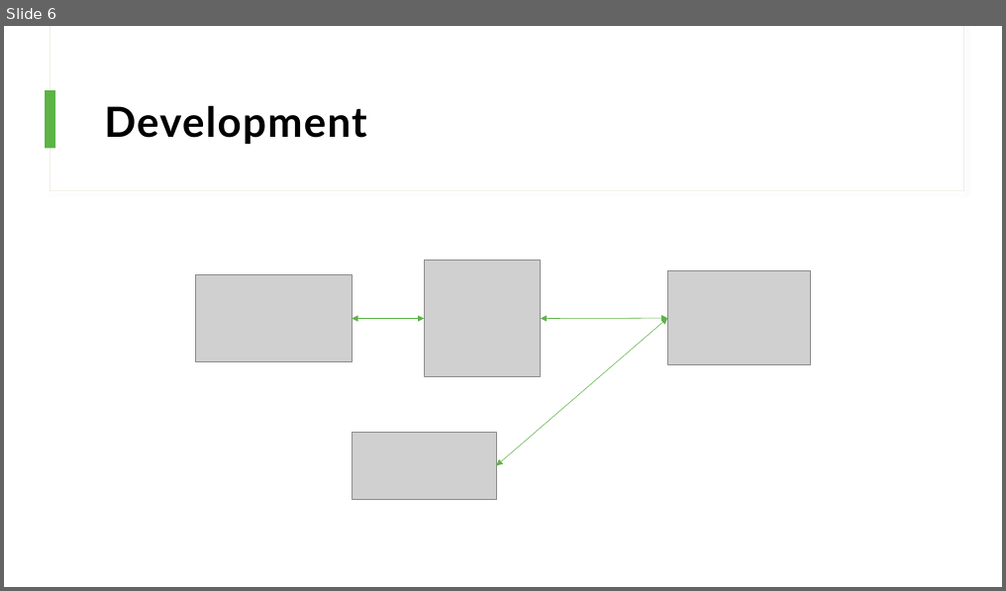
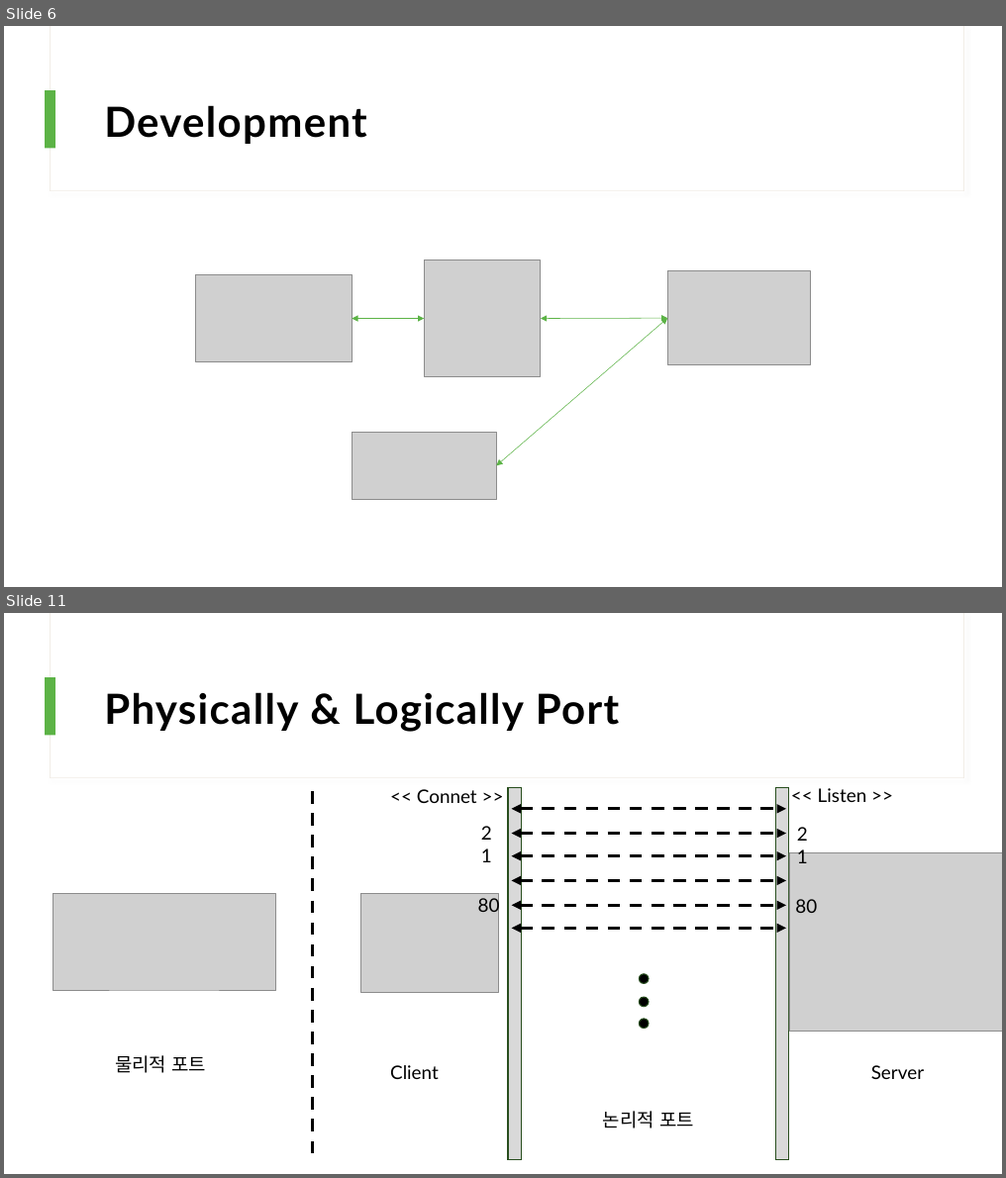
Before and after one commit to icesnake72/Java_Study, a slide deck: 수업목표.pptx. Shown one above the other, each under a label of ours: slide 6 before the commit, slides 6 and 11 after it; the slides between them are not shown. The pictures are 1006x591 and 1006x1178 pixels, drawn with LibreOffice and Linux fonts; fonts in the diff are those of the drawing; grey boxes stand for pictures. Boxes give left, top, right and bottom in pixels: in the first picture for what was removed or moved away, otherwise in the second. Text is boxed around its words. In the diff, an @@ line names an element or a change of style, - is before the commit and + after.

```diff
--- a/수업목표.pptx
+++ b/수업목표.pptx
@@ slide 11 added at (4, 613, 1002, 1174), background #FFFFFF; not listed: 3 template elements that a slide beside it also shows @@
@@ title added at (104, 692, 619, 732), 40 pt, text #000000, bold @@
+Physically & Logically Port
@@ text added at (417, 789, 477, 803), 18 pt, text #000000 @@
+<< Connet >>
@@ rectangle added at (508, 788, 522, 1160), fill #D9D9D9, outline #284E1F 1 pt @@
@@ rectangle added at (776, 788, 789, 1160), fill #D9D9D9, outline #284E1F 1 pt @@
@@ text added at (818, 788, 867, 802), 18 pt, text #000000 @@
+<< Listen >>
@@ line added from (313, 791) to (313, 1155), #000000 3 pt dashed @@
@@ text added at (474, 818, 509, 848), 18 pt, text #000000 @@
+21
@@ double arrow added from (512, 809) to (786, 809), #000000 3 pt dashed @@
@@ text added at (790, 819, 825, 849), 18 pt, text #000000 @@
+21
@@ double arrow added from (512, 833) to (786, 833), #000000 3 pt dashed @@
@@ double arrow added from (512, 857) to (786, 857), #000000 3 pt dashed @@
@@ picture added at (789, 854, 1002, 1031) @@
@@ picture added at (53, 894, 275, 990) @@
@@ picture added at (361, 894, 498, 992) @@
@@ text added at (478, 896, 500, 917), 18 pt, text #000000 @@
+80
@@ double arrow added from (512, 881) to (786, 881), #000000 3 pt dashed @@
@@ double arrow added from (512, 906) to (786, 906), #000000 3 pt dashed @@
@@ text added at (795, 899, 817, 913), 18 pt, text #000000 @@
+80
@@ double arrow added from (512, 928) to (786, 928), #000000 3 pt dashed @@
@@ ellipse added at (639, 974, 648, 984), fill #000000, outline #284E1F 1 pt @@
@@ ellipse added at (639, 997, 648, 1007), fill #000000, outline #284E1F 1 pt @@
@@ ellipse added at (639, 1019, 648, 1029), fill #000000, outline #284E1F 1 pt @@
@@ text added at (115, 1056, 207, 1073), 18 pt, text #000000 @@
+물리적 포트
@@ text added at (390, 1065, 439, 1079), 18 pt, text #000000 @@
+Client
@@ text added at (871, 1065, 924, 1079), 18 pt, text #000000 @@
+Server
@@ text added at (603, 1111, 694, 1129), 18 pt, text #000000 @@
+논리적 포트
```
Also in this commit, not shown: 1 slide changed, 5 other slides added.
